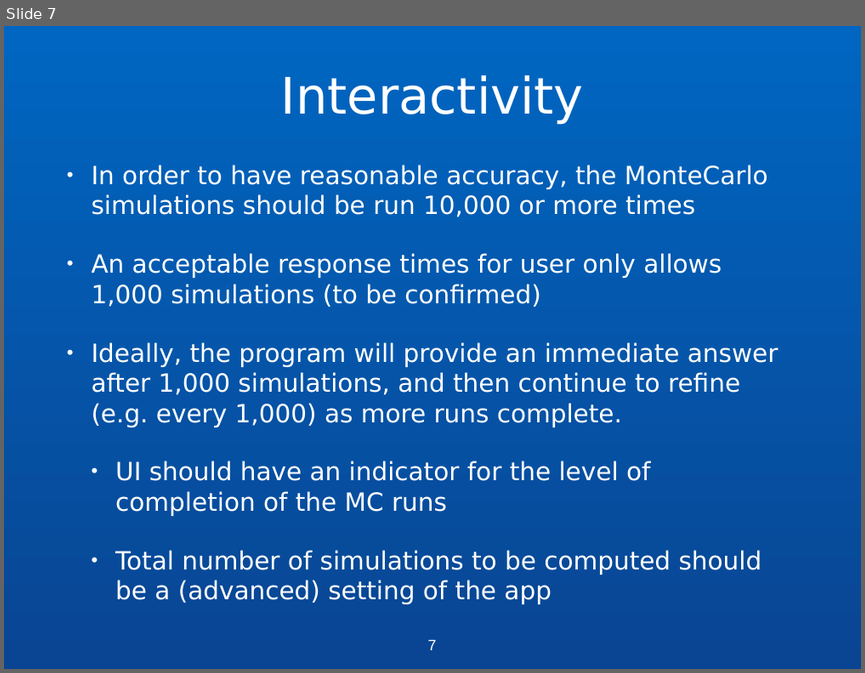
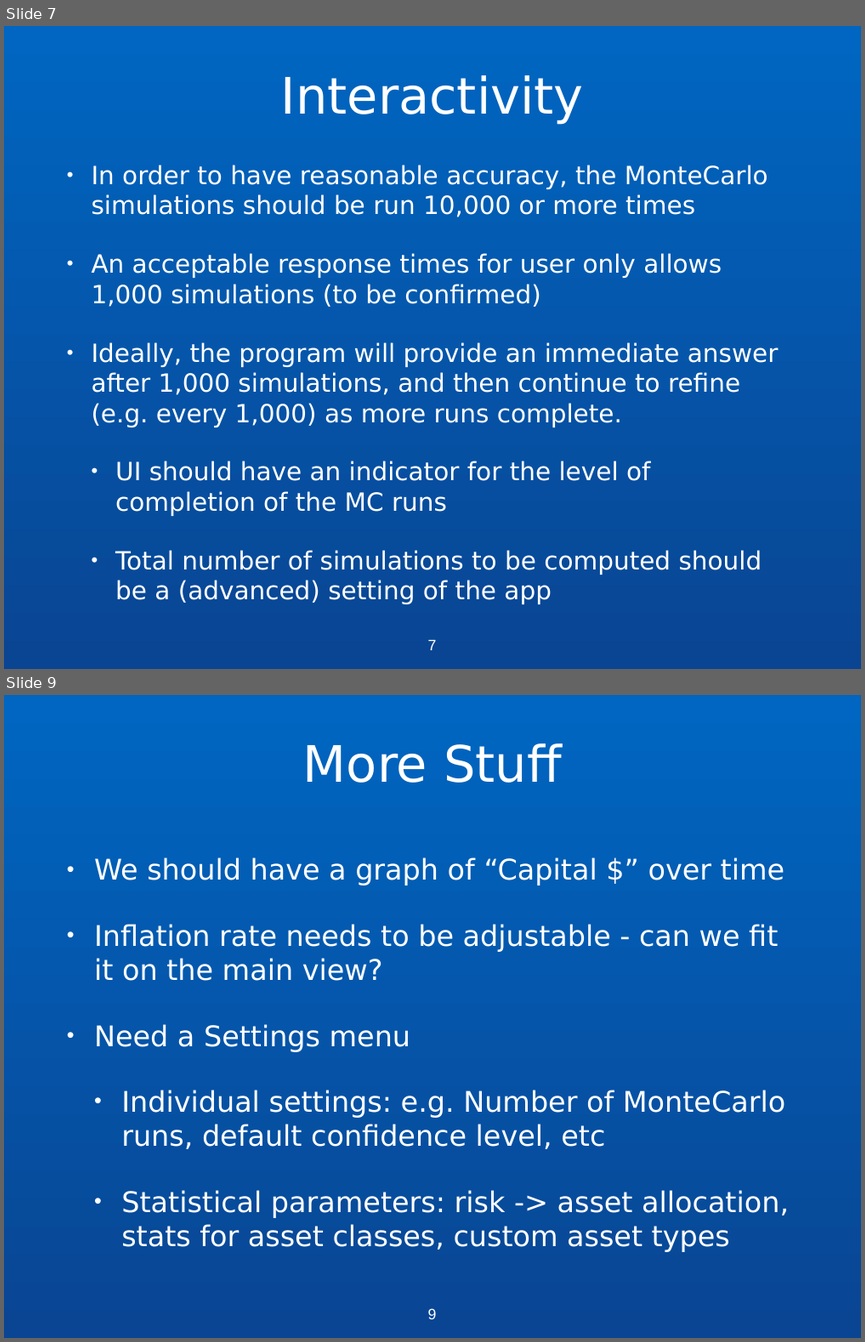
Before and after one commit to nfraenkel/Peace-of-Mind, a slide deck: Core Visual.ppt. Shown one above the other, each under a label of ours: slide 7 before the commit, slides 7 and 9 after it; the slides between them are not shown. The pictures are 865x673 and 865x1342 pixels, drawn with LibreOffice and Linux fonts; fonts in the diff are those of the drawing. Boxes give left, top, right and bottom in pixels: in the first picture for what was removed or moved away, otherwise in the second. Text is boxed around its words. In the diff, an @@ line names an element or a change of style, - is before the commit and + after.

```diff
--- a/Core Visual.ppt
+++ b/Core Visual.ppt
@@ slide 9 added at [4, 695, 861, 1338], background gradient #0066C1 to #094593 @@
@@ title added at [303, 743, 562, 783], 60 pt, text #FFFFFF @@
+More Stuff
@@ text added at [94, 857, 789, 1252], 34 pt, text #FFFFFF @@
+• We should have a graph of “Capital $” over time
+• Inflation rate needs to be adjustable - can we fit it on the main view?
+• Need a Settings menu
+  • Individual settings: e.g. Number of MonteCarlo runs, default confidence level, etc
+  • Statistical parameters: risk -> asset allocation, stats for asset classes, custom asset types
@@ page number added at [424, 1304, 440, 1329], 18 pt, text #FFFFFF @@
+9
```
Also in this commit, not shown: 1 other slide added, 2 other files.
